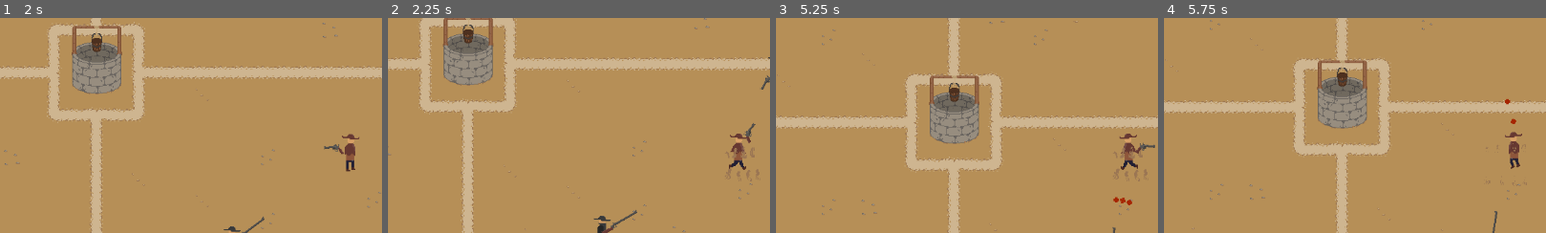
Above: before the commit, frames 1-4 (left to right).
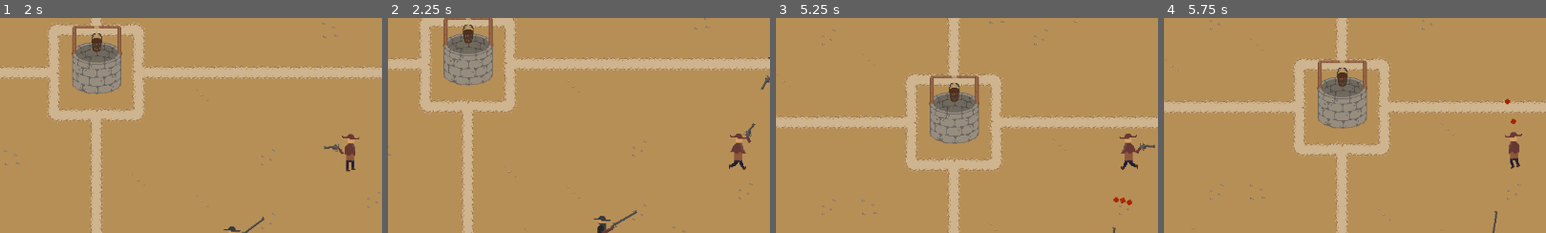
Above: after the commit, the same moments.

Repository: AdamOravecz1/solo-development-72-hour-jam--13
Game: Godot game, scene res://Scenes/main.tscn
Two runs of this game, one before a commit and one after it. Both use one fixed random seed, a clock stepped at 60 frames per second and the inputs below.
Inputs (mouse positions are % of the whole screen's width and height, from its top left):
- Up to frame 1 (2 s): move the mouse to (72, 45) at 0.52 s; hold D (right) 0.53-1.28 s; click (72, 45) at 0.6 s; move the mouse to (30, 55) at 1.27 s; hold S (down) from 1.28 s (still down); tap Space (dodge) at 1.35 s; click (30, 55) at 1.55 s
- Up to frame 2 (2.25 s): move the mouse to (60, 28) at 2.02 s; release S (down) at 2.03 s; hold D (right) from 2.03 s (still down); hold E (interact) from 2.03 s (still down)
- Up to frame 3 (5.25 s): click (60, 28) at 2.3 s; move the mouse to (45, 70) at 2.77 s; release D (right) at 2.78 s; release E (interact) at 2.78 s; hold W (up) 2.78-3.53 s; click (45, 70) at 2.85 s; move the mouse to (80, 65) at 3.52 s; hold A (left) 3.53-5.03 s; click (80, 65) at 3.6 s; tap R (reload) at 4.15 s; move the mouse to (20, 35) at 4.27 s; tap Space (dodge) at 4.35 s; click (20, 35) at 4.55 s; move the mouse to (55, 50) at 5.02 s; hold S (down) from 5.03 s (still down); hold E (interact) from 5.03 s (still down)
- Up to frame 4 (5.75 s): keep holding S (down); keep holding E (interact); click (55, 50) at 5.3 s
The pictures show only the part of the screen within x 4-54%, y 19-69%; the shares and areas given below are measured in that part.

Frame 1 is identical in both runs. In frame 2, 0.2% of the frame differs, in the area x 88-98%, y 60-76%; in frame 3, 0.2%; in frame 4, less than 0.1%.

Commit message:
sounds and music

Diff:
--- /dev/null
+++ b/Scenes/angry_ghost.gd
@@ -0,0 +1,57 @@
+extends CharacterBody2D
+
+@export var speed: float = 0.0
+
+@export var health: int = 5
+
+@onready var animated_sprite: AnimatedSprite2D = $AnimatedSprite2D
+
+@onready var main = get_tree().current_scene
+
+var player: Node2D
+
+func _ready() -> void:
+	player = get_tree().get_first_node_in_group("Player")
+	if player == null:
+		push_error("No player found in the Player group!")
+
+func _physics_process(delta: float) -> void:
+	if player == null:
+		return
+	if health <= 0:
+		return
+
+	var direction = (player.global_position - global_position).normalized()
+
+
+	velocity = direction * speed
+
+	move_and_slide()
+
+func hit(damage):
+	if health >= 0:
+		health -= damage
+	if health <= 0:
+		$Sounds/Death.play()
+		death()
+
+func death():
+
+	animated_sprite.play("death")
+	player.give_money(5)
+
+
+
+func _on_animated_sprite_2d_animation_finished() -> void:
+	if animated_sprite.animation == "spawn":
+		animated_sprite.play("walk")
+		speed = 125.0
+	if animated_sprite.animation == "death":
+		queue_free()
+
+
+func _on_hurt_box_body_entered(body: Node2D) -> void:
+	if body == player:
+		body.hit(5)
+		$Sounds/Attack.play()
+		death()
--- a/Scenes/angry_ghost.tscn
+++ b/Scenes/angry_ghost.tscn
@@ -1,8 +1,11 @@
 [gd_scene format=3 uid="uid://5djgfes1ka7k"]
 
-[ext_resource type="Script" uid="uid://pprjfa4a4ddm" path="res://Scenes/ghost.gd" id="1_jqxds"]
+[ext_resource type="Script" uid="uid://ukyrbad35amy" path="res://Scenes/angry_ghost.gd" id="1_uq7e1"]
 [ext_resource type="Texture2D" uid="uid://de8en56rl2bf5" path="res://Sprites/Ghost.png" id="2_jdbyt"]
 [ext_resource type="Texture2D" uid="uid://c211hn07rjge8" path="res://Sprites/AngryGhost.png" id="2_smn57"]
+[ext_resource type="AudioStream" uid="uid://8v0bdmbmoe43" path="res://Sounds/GhostAttack.mp3" id="4_s76qj"]
+[ext_resource type="AudioStream" uid="uid://ifewll5u1l7q" path="res://Sounds/GhostDeath.mp3" id="5_j8u66"]
+[ext_resource type="AudioStream" uid="uid://dfhld0etm7eqw" path="res://Sounds/GhostSpawn.mp3" id="6_l2gpr"]
 
 [sub_resource type="RectangleShape2D" id="RectangleShape2D_6attn"]
 size = Vector2(28, 38)
@@ -129,7 +132,7 @@
 [node name="AngryGhost" type="CharacterBody2D" unique_id=1294749427]
 collision_layer = 4
 collision_mask = 4
-script = ExtResource("1_jqxds")
+script = ExtResource("1_uq7e1")
 
 [node name="CollisionShape2D" type="CollisionShape2D" parent="." unique_id=1386183800]
 shape = SubResource("RectangleShape2D_6attn")
@@ -139,7 +142,7 @@
 sprite_frames = SubResource("SpriteFrames_0fo3v")
 animation = &"walk"
 autoplay = "spawn"
-frame_progress = 0.32491913
+frame_progress = 0.094009526
 
 [node name="HurtBox" type="Area2D" parent="." unique_id=1944194081]
 collision_layer = 2
@@ -148,5 +151,20 @@
 [node name="CollisionShape2D" type="CollisionShape2D" parent="HurtBox" unique_id=1312455978]
 shape = SubResource("RectangleShape2D_obmiq")
 
+[node name="Sounds" type="Node2D" parent="." unique_id=712876925]
+
+[node name="Attack" type="AudioStreamPlayer2D" parent="Sounds" unique_id=533581569]
+stream = ExtResource("4_s76qj")
+bus = &"SFX"
+
+[node name="Spawn" type="AudioStreamPlayer2D" parent="Sounds" unique_id=1361736719]
+stream = ExtResource("5_j8u66")
+autoplay = true
+bus = &"SFX"
+
+[node name="Death" type="AudioStreamPlayer2D" parent="Sounds" unique_id=55989]
+stream = ExtResource("6_l2gpr")
+bus = &"SFX"
+
 [connection signal="animation_finished" from="AnimatedSprite2D" to="." method="_on_animated_sprite_2d_animation_finished"]
 [connection signal="body_entered" from="HurtBox" to="." method="_on_hurt_box_body_entered"]
--- a/Scenes/ghost.gd
+++ b/Scenes/ghost.gd
@@ -32,11 +32,13 @@
 	if health >= 0:
 		health -= damage
 	if health <= 0:
+		$Sounds/Death.play()
 		death()
 
 func death():
+
 	animated_sprite.play("death")
-	player.give_money(5)
+	player.give_money(3)
 
 
 
@@ -50,6 +52,6 @@
 
 func _on_hurt_box_body_entered(body: Node2D) -> void:
 	if body == player:
-		body.hit(5)
-		health == 0
+		body.hit(3)
+		$Sounds/Attack.play()
 		death()
--- a/Scenes/ghost.tscn
+++ b/Scenes/ghost.tscn
@@ -2,16 +2,20 @@
 
 [ext_resource type="Script" uid="uid://pprjfa4a4ddm" path="res://Scenes/ghost.gd" id="1_6attn"]
 [ext_resource type="Texture2D" uid="uid://de8en56rl2bf5" path="res://Sprites/Ghost.png" id="1_v5pp4"]
+[ext_resource type="Texture2D" uid="uid://c211hn07rjge8" path="res://Sprites/AngryGhost.png" id="2_thbej"]
+[ext_resource type="AudioStream" uid="uid://8v0bdmbmoe43" path="res://Sounds/GhostAttack.mp3" id="4_uta0k"]
+[ext_resource type="AudioStream" uid="uid://ifewll5u1l7q" path="res://Sounds/GhostDeath.mp3" id="5_st3at"]
+[ext_resource type="AudioStream" uid="uid://dfhld0etm7eqw" path="res://Sounds/GhostSpawn.mp3" id="6_7hbae"]
 
 [sub_resource type="RectangleShape2D" id="RectangleShape2D_6attn"]
 size = Vector2(28, 38)
 
-[sub_resource type="AtlasTexture" id="AtlasTexture_obmiq"]
-atlas = ExtResource("1_v5pp4")
+[sub_resource type="AtlasTexture" id="AtlasTexture_w1rqv"]
+atlas = ExtResource("2_thbej")
 region = Rect2(64, 128, 64, 64)
 
-[sub_resource type="AtlasTexture" id="AtlasTexture_xtt71"]
-atlas = ExtResource("1_v5pp4")
+[sub_resource type="AtlasTexture" id="AtlasTexture_uq7e1"]
+atlas = ExtResource("2_thbej")
 region = Rect2(128, 128, 64, 64)
 
 [sub_resource type="AtlasTexture" id="AtlasTexture_kjq22"]
@@ -42,34 +46,34 @@
 atlas = ExtResource("1_v5pp4")
 region = Rect2(128, 64, 64, 64)
 
-[sub_resource type="AtlasTexture" id="AtlasTexture_wacvi"]
-atlas = ExtResource("1_v5pp4")
+[sub_resource type="AtlasTexture" id="AtlasTexture_s76qj"]
+atlas = ExtResource("2_thbej")
 region = Rect2(0, 128, 64, 64)
 
-[sub_resource type="AtlasTexture" id="AtlasTexture_neao1"]
-atlas = ExtResource("1_v5pp4")
+[sub_resource type="AtlasTexture" id="AtlasTexture_j8u66"]
+atlas = ExtResource("2_thbej")
 region = Rect2(0, 0, 64, 64)
 
-[sub_resource type="AtlasTexture" id="AtlasTexture_2pguw"]
-atlas = ExtResource("1_v5pp4")
+[sub_resource type="AtlasTexture" id="AtlasTexture_l2gpr"]
+atlas = ExtResource("2_thbej")
 region = Rect2(64, 0, 64, 64)
 
-[sub_resource type="AtlasTexture" id="AtlasTexture_702ga"]
-atlas = ExtResource("1_v5pp4")
+[sub_resource type="AtlasTexture" id="AtlasTexture_bnf57"]
+atlas = ExtResource("2_thbej")
 region = Rect2(128, 0, 64, 64)
 
-[sub_resource type="AtlasTexture" id="AtlasTexture_d0t02"]
-atlas = ExtResource("1_v5pp4")
+[sub_resource type="AtlasTexture" id="AtlasTexture_50pma"]
+atlas = ExtResource("2_thbej")
 region = Rect2(0, 64, 64, 64)
 
 [sub_resource type="SpriteFrames" id="SpriteFrames_0fo3v"]
 animations = [{
 "frames": [{
 "duration": 1.0,
-"texture": SubResource("AtlasTexture_obmiq")
+"texture": SubResource("AtlasTexture_w1rqv")
 }, {
 "duration": 1.0,
-"texture": SubResource("AtlasTexture_xtt71")
+"texture": SubResource("AtlasTexture_uq7e1")
 }, {
 "duration": 1.0,
 "texture": SubResource("AtlasTexture_kjq22")
@@ -146,5 +150,20 @@
 [node name="CollisionShape2D" type="CollisionShape2D" parent="HurtBox" unique_id=1312455978]
 shape = SubResource("RectangleShape2D_obmiq")
 
+[node name="Sounds" type="Node2D" parent="." unique_id=2018754949]
+
+[node name="Attack" type="AudioStreamPlayer2D" parent="Sounds" unique_id=23448551]
+stream = ExtResource("4_uta0k")
+bus = &"SFX"
+
+[node name="Spawn" type="AudioStreamPlayer2D" parent="Sounds" unique_id=964145682]
+stream = ExtResource("5_st3at")
+autoplay = true
+bus = &"SFX"
+
+[node name="Death" type="AudioStreamPlayer2D" parent="Sounds" unique_id=1726623997]
+stream = ExtResource("6_7hbae")
+bus = &"SFX"
+
 [connection signal="animation_finished" from="AnimatedSprite2D" to="." method="_on_animated_sprite_2d_animation_finished"]
 [connection signal="body_entered" from="HurtBox" to="." method="_on_hurt_box_body_entered"]
--- a/Scenes/main.tscn
+++ b/Scenes/main.tscn
@@ -10,6 +10,7 @@
 [ext_resource type="PackedScene" uid="uid://byefi3sdqudyn" path="res://Scenes/pumpkin.tscn" id="7_6bp64"]
 [ext_resource type="PackedScene" uid="uid://f30uv4rywbh" path="res://Scenes/pumpkin_unlock.tscn" id="8_344ge"]
 [ext_resource type="PackedScene" uid="uid://d1mky7gcdt7m" path="res://Scenes/pumpkin_upgrade.tscn" id="9_ynf5e"]
+[ext_resource type="AudioStream" uid="uid://cmepm55bpunlw" path="res://Sounds/Song.wav" id="11_d1ilt"]
 
 [sub_resource type="TileSetAtlasSource" id="TileSetAtlasSource_kry3j"]
 texture = ExtResource("2_jjvhh")
@@ -183,3 +184,8 @@
 
 [node name="ButtomRight" type="Marker2D" parent="." unique_id=187256907]
 position = Vector2(975, 877)
+
+[node name="Music" type="AudioStreamPlayer" parent="." unique_id=1209438253]
+stream = ExtResource("11_d1ilt")
+autoplay = true
+bus = &"Music"
--- a/Scenes/outlaw.gd
+++ b/Scenes/outlaw.gd
@@ -97,6 +97,7 @@
 
 func death():
 	player.give_money(2)
+	$Sounds/Death.play()
 	shoot_timer.stop()
 	collision_layer = 0
 	collision_mask = 0
@@ -110,6 +111,7 @@
 
 func _on_timer_timeout() -> void:
 	shoot_timer.wait_time = randf_range(3, 6)
+	$Sounds/Shoot.play()
 	main.shoot(fire_point.global_position, pivot_point.global_rotation, 2, 2, Color(0.651, 0.145, 0.0, 1.0), 250, 1)
 
 
--- a/Scenes/outlaw.tscn
+++ b/Scenes/outlaw.tscn
@@ -4,6 +4,8 @@
 [ext_resource type="Script" uid="uid://b1tgduyu1m57d" path="res://Scenes/outlaw.gd" id="1_y43i5"]
 [ext_resource type="Texture2D" uid="uid://knm57ja1d6ue" path="res://Sprites/Revolver.png" id="3_1fbm6"]
 [ext_resource type="Texture2D" uid="uid://chslhawopjraa" path="res://Sprites/DustKickUp.png" id="4_t8s3r"]
+[ext_resource type="AudioStream" uid="uid://c1g0werdfh3fl" path="res://Sounds/Death2.mp3" id="5_joqry"]
+[ext_resource type="AudioStream" uid="uid://c2lm2cr27nrsn" path="res://Sounds/single-pistol-gunshot-33-37187.wav" id="6_emkbf"]
 
 [sub_resource type="RectangleShape2D" id="RectangleShape2D_gyt6s"]
 size = Vector2(18, 55)
@@ -179,5 +181,16 @@
 sprite_frames = SubResource("SpriteFrames_1jm8b")
 animation = &"kickup"
 
+[node name="Sounds" type="Node2D" parent="." unique_id=371992087]
+
+[node name="Death" type="AudioStreamPlayer2D" parent="Sounds" unique_id=1065698946]
+stream = ExtResource("5_joqry")
+bus = &"SFX"
+
+[node name="Shoot" type="AudioStreamPlayer2D" parent="Sounds" unique_id=2014983703]
+stream = ExtResource("6_emkbf")
+pitch_scale = 1.1
+bus = &"SFX"
+
 [connection signal="animation_finished" from="AnimatedSprite2D" to="." method="_on_animated_sprite_2d_animation_finished"]
 [connection signal="timeout" from="ShootTimer" to="." method="_on_timer_timeout"]
--- a/Scenes/outlaw_shotgun.gd
+++ b/Scenes/outlaw_shotgun.gd
@@ -98,6 +98,7 @@
 func death():
 	player.give_money(5)
 	shoot_timer.stop()
+	$Sounds/Death.play()
 	collision_layer = 0
 	collision_mask = 0
 	animated_sprite.play("death")
@@ -110,6 +111,7 @@
 
 func _on_timer_timeout() -> void:
 	shoot_timer.wait_time = randf_range(3, 6)
+	$Sounds/Shoot.play()
 	shoot_triple(2, 2, Color(0.651, 0.145, 0.0, 1.0), 250, 1)
 
 func shoot_triple(mask: int, layer: int, bullet_color: Color, bullet_speed: int, damage: int) -> void:
--- a/Scenes/outlaw_shotgun.tscn
+++ b/Scenes/outlaw_shotgun.tscn
@@ -4,6 +4,8 @@
 [ext_resource type="Texture2D" uid="uid://dkgmpdlypg7dj" path="res://Sprites/Enemy.png" id="2_2e1nb"]
 [ext_resource type="Texture2D" uid="uid://dr6smxvmd3brx" path="res://Sprites/Shotgun.png" id="3_4uv03"]
 [ext_resource type="Texture2D" uid="uid://chslhawopjraa" path="res://Sprites/DustKickUp.png" id="4_2e1nb"]
+[ext_resource type="AudioStream" uid="uid://c1g0werdfh3fl" path="res://Sounds/Death2.mp3" id="5_vrxvt"]
+[ext_resource type="AudioStream" uid="uid://cbpjmluj3de2w" path="res://Sounds/Shotgun.wav" id="6_vrxvt"]
 
 [sub_resource type="RectangleShape2D" id="RectangleShape2D_gyt6s"]
 size = Vector2(18, 55)
@@ -179,5 +181,16 @@
 sprite_frames = SubResource("SpriteFrames_7hq4t")
 animation = &"kickup"
 
+[node name="Sounds" type="Node2D" parent="." unique_id=1899351107]
+
+[node name="Death" type="AudioStreamPlayer2D" parent="Sounds" unique_id=1757566947]
+stream = ExtResource("5_vrxvt")
+bus = &"SFX"
+
+[node name="Shoot" type="AudioStreamPlayer2D" parent="Sounds" unique_id=818070129]
+stream = ExtResource("6_vrxvt")
+pitch_scale = 1.1
+bus = &"SFX"
+
 [connection signal="animation_finished" from="AnimatedSprite2D" to="." method="_on_animated_sprite_2d_animation_finished"]
 [connection signal="timeout" from="ShootTimer" to="." method="_on_timer_timeout"]
--- a/Scenes/player.gd
+++ b/Scenes/player.gd
@@ -64,6 +64,12 @@
 		return
 	var direction = Input.get_vector("left", "right", "up", "down")
 	velocity = direction * speed
+
+	if velocity != Vector2.ZERO and not $Control/Walk.playing and not is_dodging:
+		print("playing")
+		$Control/Walk.pitch_scale = randf_range(0.85, 1.15)
+		$Control/Walk.play()
+
 	if Input.is_action_just_pressed("dodge") and not is_dodging:
 		is_dodging = true
 		dodge_direction = Input.get_vector("left", "right", "up", "down")
@@ -110,6 +116,7 @@
 		if reload_needed:
 			reload()
 		else:
+			$Control/Shoot.play()
 			var bullet_type = bullet_types[chamber_pointer % 6]
 			var bullet_speed = 250
 
@@ -160,6 +167,7 @@
 
 func death():
 	animated_sprite.play("death")
+	$Control/Death.play()
 
 	collision_layer = 0
 	collision_mask = 0
@@ -202,6 +210,7 @@
 
 
 func reload() -> void:
+	$Control/Reload.play()
 	can_shoot = false
 	reload_needed = false
 	bullet_types.clear()
@@ -289,6 +298,7 @@
 
 func heal():
 	if money >= 3:
+		$Control/Pay.play()
 		money -= 3
 		money_label.text = str(money) + "$"
 		health = 10
@@ -297,6 +307,7 @@
 
 func unlock_fast():
 	if money >= 20 and not fast_unlocked:
+		$Control/Pay.play()
 		money -= 20
 		money_label.text = str(money) + "$"
 		fast_unlocked = true
@@ -304,6 +315,7 @@
 
 func unlock_triple():
 	if money >= 20 and not triple_unlocked:
+		$Control/Pay.play()
 		money -= 20
 		money_label.text = str(money) + "$"
 		triple_unlocked = true
@@ -311,6 +323,7 @@
 
 func unlock_ghost_fast():
 	if money >= 20 and not ghost_fast_unlocked:
+		$Control/Pay.play()
 		money -= 20
 		money_label.text = str(money) + "$"
 		ghost_fast_unlocked = true
@@ -318,12 +331,14 @@
 
 func unlock_ghost_triple():
 	if money >= 20 and not ghost_triple_unlocked:
+		$Control/Pay.play()
 		money -= 20
 		money_label.text = str(money) + "$"
 		ghost_triple_unlocked = true
 
 func upgrade_single():
 	if money >= 5:
+		$Control/Pay.play()
 		money -= 5
 		money_label.text = str(money) + "$"
 		single_damage = 3
@@ -331,37 +346,42 @@
 
 func upgrade_fast():
 	if money >= 7:
+		$Control/Pay.play()
 		money -= 7
 		money_label.text = str(money) + "$"
 		fast_damage = 3
 
 func upgrade_triple():
 	if money >= 10:
+		$Control/Pay.play()
 		money -= 10
 		money_label.text = str(money) + "$"
 		triple_damage = 3
 
 func upgrade_ghost():
 	if money >= 5:
+		$Control/Pay.play()
 		money -= 5
 		money_label.text = str(money) + "$"
 		ghost_damage = 3
 
 func upgrade_ghost_fast():
 	if money >= 7:
+		$Control/Pay.play()
 		money -= 7
 		money_label.text = str(money) + "$"
 		ghost_fast_damage = 3
 
 func upgrade_ghost_triple():
 	if money >= 10:
+		$Control/Pay.play()
 		money -= 10
 		money_label.text = str(money) + "$"
 		ghost_triple_damage = 3
 
 
 func _on_animated_sprite_2d_animation_finished() -> void:
-	print("huh")
-	dust.show()
-	dust.play("kickup")
-	print(dust.sprite_frames.has_animation("kickup"))
+	if animated_sprite.animation == "death":
+		dust.show()
+		dust.play("kickup")
+		print(dust.sprite_frames.has_animation("kickup"))
--- a/Scenes/player.tscn
+++ b/Scenes/player.tscn
@@ -10,6 +10,11 @@
 [ext_resource type="FontFile" uid="uid://cowoy8yrr4rp7" path="res://PixelOperator.ttf" id="7_3smsa"]
 [ext_resource type="Texture2D" uid="uid://chslhawopjraa" path="res://Sprites/DustKickUp.png" id="9_tx1dd"]
 [ext_resource type="Texture2D" uid="uid://dkgmpdlypg7dj" path="res://Sprites/Enemy.png" id="10_gymyn"]
+[ext_resource type="AudioStream" uid="uid://c2lm2cr27nrsn" path="res://Sounds/single-pistol-gunshot-33-37187.wav" id="11_gymyn"]
+[ext_resource type="AudioStream" uid="uid://dqhkvcyye6smh" path="res://Sounds/Spin2.mp3" id="12_pu2lt"]
+[ext_resource type="AudioStream" uid="uid://c6ehry5prqk01" path="res://Sounds/st3-footstep-sfx-323056.wav" id="13_ukyrk"]
+[ext_resource type="AudioStream" uid="uid://dqb2h2fahhwpl" path="res://Sounds/Death.mp3" id="14_7dp3o"]
+[ext_resource type="AudioStream" uid="uid://diqw46cxv8qui" path="res://Sounds/wood-surface-single-coin-payout-4-215284.wav" id="15_h4iuc"]
 
 [sub_resource type="AtlasTexture" id="AtlasTexture_l6n3p"]
 atlas = ExtResource("2_8erm5")
@@ -316,4 +321,32 @@
 frame = 3
 frame_progress = 1.0
 
+[node name="Control" type="Control" parent="." unique_id=638043529]
+layout_mode = 3
+anchors_preset = 0
+offset_right = 40.0
+offset_bottom = 40.0
+
+[node name="Shoot" type="AudioStreamPlayer" parent="Control" unique_id=1281642817]
+stream = ExtResource("11_gymyn")
+volume_db = -10.0
+bus = &"SFX"
+
+[node name="Reload" type="AudioStreamPlayer" parent="Control" unique_id=870299627]
+stream = ExtResource("12_pu2lt")
+bus = &"SFX"
+
+[node name="Walk" type="AudioStreamPlayer" parent="Control" unique_id=985494894]
+stream = ExtResource("13_ukyrk")
+volume_db = -20.0
+bus = &"SFX"
+
+[node name="Death" type="AudioStreamPlayer" parent="Control" unique_id=461727070]
+stream = ExtResource("14_7dp3o")
+bus = &"SFX"
+
+[node name="Pay" type="AudioStreamPlayer" parent="Control" unique_id=589114726]
+stream = ExtResource("15_h4iuc")
+bus = &"SFX"
+
 [connection signal="animation_finished" from="AnimatedSprite2D" to="." method="_on_animated_sprite_2d_animation_finished"]
--- a/Scenes/pumpkin.gd
+++ b/Scenes/pumpkin.gd
@@ -15,16 +15,18 @@
 func _shop():
 	canvas_layer.visible = !canvas_layer.visible
 	player.can_shoot = !canvas_layer.visible
-
-func _on_body_entered(body: Node2D) -> void:
-	if body == player:
+	if canvas_layer.visible:
 		animated_sprite.play("up")
-
+		$Sounds/GetUp.play()
+	else:
+		animated_sprite.play("down")
+		$Sounds/GetDown.play()
 
 
 
 func _on_body_exited(body: Node2D) -> void:
-	if body == player:
+	if body == player and canvas_layer.visible:
+		$Sounds/GetDown.play()
 		animated_sprite.play("down")
 		player.can_shoot = true
 		canvas_layer.visible = false
--- a/Scenes/pumpkin.tscn
+++ b/Scenes/pumpkin.tscn
@@ -5,6 +5,8 @@
 [ext_resource type="PackedScene" uid="uid://bac8q3wvdo48p" path="res://Scenes/interaction_area.tscn" id="3_syw7a"]
 [ext_resource type="Texture2D" uid="uid://coq7bd26cadue" path="res://Sprites/Heart.png" id="4_twh7v"]
 [ext_resource type="FontFile" uid="uid://cowoy8yrr4rp7" path="res://PixelOperator.ttf" id="5_tgifl"]
+[ext_resource type="AudioStream" uid="uid://b64urdm5soxv" path="res://Sounds/GetUp.mp3" id="6_ws2ld"]
+[ext_resource type="AudioStream" uid="uid://bolqedqlacfvs" path="res://Sounds/Getdown.mp3" id="7_itmsq"]
 
 [sub_resource type="CircleShape2D" id="CircleShape2D_f42hk"]
 radius = 72.02777
@@ -202,6 +204,17 @@
 theme_override_fonts/font = ExtResource("5_tgifl")
 text = "One full heal costs 3$"
 
+[node name="Sounds" type="Node2D" parent="." unique_id=1187936231]
+
+[node name="GetUp" type="AudioStreamPlayer2D" parent="Sounds" unique_id=999304809]
+stream = ExtResource("6_ws2ld")
+bus = &"SFX"
+
+[node name="GetDown" type="AudioStreamPlayer2D" parent="Sounds" unique_id=1166121944]
+stream = ExtResource("7_itmsq")
+pitch_scale = 2.0
+bus = &"SFX"
+
 [connection signal="body_entered" from="." to="." method="_on_body_entered"]
 [connection signal="body_exited" from="." to="." method="_on_body_exited"]
 [connection signal="animation_finished" from="AnimatedSprite2D" to="." method="_on_animated_sprite_2d_animation_finished"]
--- a/Scenes/pumpkin_unlock.gd
+++ b/Scenes/pumpkin_unlock.gd
@@ -15,15 +15,18 @@
 func _shop():
 	canvas_layer.visible = !canvas_layer.visible
 	player.can_shoot = !canvas_layer.visible
-
-func _on_body_entered(body: Node2D) -> void:
-	if body == player:
+	if canvas_layer.visible:
 		animated_sprite.play("up")
+		$Sounds/GetUp.play()
+	else:
+		animated_sprite.play("down")
+		$Sounds/GetDown.play()
 
 
 func _on_body_exited(body: Node2D) -> void:
-	if body == player:
+	if body == player and canvas_layer.visible:
 		animated_sprite.play("down")
+		$Sounds/GetDown.play()
 		player.can_shoot = true
 		canvas_layer.visible = false
 
--- a/Scenes/pumpkin_unlock.tscn
+++ b/Scenes/pumpkin_unlock.tscn
@@ -8,6 +8,8 @@
 [ext_resource type="Texture2D" uid="uid://bm2yv6ukf5n7l" path="res://Sprites/FastGhostIcon.png" id="6_kl1am"]
 [ext_resource type="Texture2D" uid="uid://78w4hlask5x6" path="res://Sprites/TripleGhostIcon.png" id="7_ulcpv"]
 [ext_resource type="FontFile" uid="uid://cowoy8yrr4rp7" path="res://PixelOperator.ttf" id="8_7h27k"]
+[ext_resource type="AudioStream" uid="uid://b64urdm5soxv" path="res://Sounds/GetUp.mp3" id="9_7h27k"]
+[ext_resource type="AudioStream" uid="uid://bolqedqlacfvs" path="res://Sounds/Getdown.mp3" id="10_4wgl7"]
 
 [sub_resource type="CircleShape2D" id="CircleShape2D_f42hk"]
 radius = 72.02777
@@ -252,6 +254,17 @@
 theme_override_font_sizes/font_size = 32
 text = "Unlock new stronger bullets"
 
+[node name="Sounds" type="Node2D" parent="." unique_id=133024830]
+
+[node name="GetUp" type="AudioStreamPlayer2D" parent="Sounds" unique_id=1891023211]
+stream = ExtResource("9_7h27k")
+bus = &"SFX"
+
+[node name="GetDown" type="AudioStreamPlayer2D" parent="Sounds" unique_id=460190307]
+stream = ExtResource("10_4wgl7")
+pitch_scale = 2.0
+bus = &"SFX"
+
 [connection signal="body_entered" from="." to="." method="_on_body_entered"]
 [connection signal="body_exited" from="." to="." method="_on_body_exited"]
 [connection signal="animation_finished" from="AnimatedSprite2D" to="." method="_on_animated_sprite_2d_animation_finished"]
--- a/Scenes/pumpkin_upgrade.gd
+++ b/Scenes/pumpkin_upgrade.gd
@@ -15,15 +15,17 @@
 func _shop():
 	canvas_layer.visible = !canvas_layer.visible
 	player.can_shoot = !canvas_layer.visible
-
-func _on_body_entered(body: Node2D) -> void:
-	if body == player:
+	if canvas_layer.visible:
 		animated_sprite.play("up")
-
+		$Sounds/GetUp.play()
+	else:
+		animated_sprite.play("down")
+		$Sounds/GetDown.play()
 
 func _on_body_exited(body: Node2D) -> void:
-	if body == player:
+	if body == player and canvas_layer.visible:
 		animated_sprite.play("down")
+		$Sounds/GetDown.play()
 		player.can_shoot = true
 		canvas_layer.visible = false
 
--- a/Scenes/pumpkin_upgrade.tscn
+++ b/Scenes/pumpkin_upgrade.tscn
@@ -10,6 +10,8 @@
 [ext_resource type="Texture2D" uid="uid://cp2p5v8e37fr3" path="res://Sprites/GhostIcon.png" id="8_k7k6j"]
 [ext_resource type="Texture2D" uid="uid://78w4hlask5x6" path="res://Sprites/TripleGhostIcon.png" id="9_vphq2"]
 [ext_resource type="Texture2D" uid="uid://bm2yv6ukf5n7l" path="res://Sprites/FastGhostIcon.png" id="10_fjb3n"]
+[ext_resource type="AudioStream" uid="uid://b64urdm5soxv" path="res://Sounds/GetUp.mp3" id="11_v4has"]
+[ext_resource type="AudioStream" uid="uid://bolqedqlacfvs" path="res://Sounds/Getdown.mp3" id="12_k4tmx"]
 
 [sub_resource type="CircleShape2D" id="CircleShape2D_f42hk"]
 radius = 72.02777
@@ -292,6 +294,17 @@
 theme_override_fonts/font = ExtResource("4_0mls7")
 text = "10$"
 
+[node name="Sounds" type="Node2D" parent="." unique_id=355403705]
+
+[node name="GetUp" type="AudioStreamPlayer2D" parent="Sounds" unique_id=1341279499]
+stream = ExtResource("11_v4has")
+bus = &"SFX"
+
+[node name="GetDown" type="AudioStreamPlayer2D" parent="Sounds" unique_id=915521758]
+stream = ExtResource("12_k4tmx")
+pitch_scale = 2.0
+bus = &"SFX"
+
 [connection signal="body_entered" from="." to="." method="_on_body_entered"]
 [connection signal="body_exited" from="." to="." method="_on_body_exited"]
 [connection signal="animation_finished" from="AnimatedSprite2D" to="." method="_on_animated_sprite_2d_animation_finished"]
--- /dev/null
+++ b/default_bus_layout.tres
@@ -0,0 +1,15 @@
+[gd_resource type="AudioBusLayout" format=3 uid="uid://bmg7rpe6un87t"]
+
+[resource]
+bus/1/name = &"SFX"
+bus/1/solo = false
+bus/1/mute = false
+bus/1/bypass_fx = false
+bus/1/volume_db = 0.0
+bus/1/send = &"Master"
+bus/2/name = &"Music"
+bus/2/solo = false
+bus/2/mute = false
+bus/2/bypass_fx = false
+bus/2/volume_db = 0.0
+bus/2/send = &"Master"
Not shown, added: Scenes/angry_ghost.gd.uid
Not shown: 2 places in Scenes/ghost.tscn that only renumber resources
Not shown, added: Sounds/Death.mp3.import
Not shown, added: Sounds/Death2.mp3.import
Not shown, added: Sounds/GetUp.mp3.import
Not shown, added: Sounds/Getdown.mp3.import
Not shown, added: Sounds/GhostAttack.mp3.import
Not shown, added: Sounds/GhostDeath.mp3.import
Not shown, added: Sounds/GhostSpawn.mp3.import
Not shown, added: Sounds/HalfCock.wav.import
Not shown, added: Sounds/Shotgun.mp3.import
Not shown, added: Sounds/Shotgun.wav.import
(and 24 more such lines)
